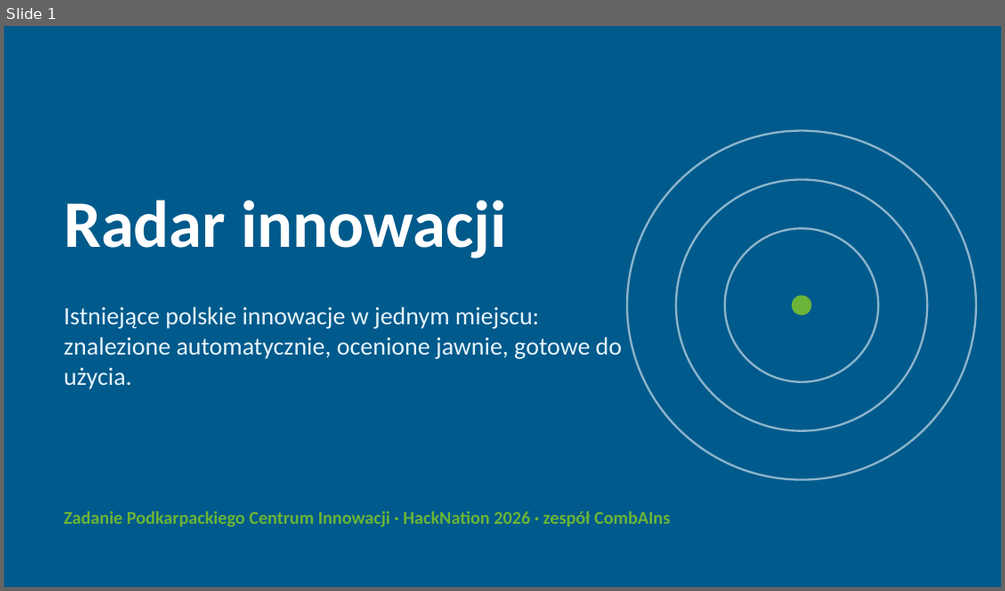
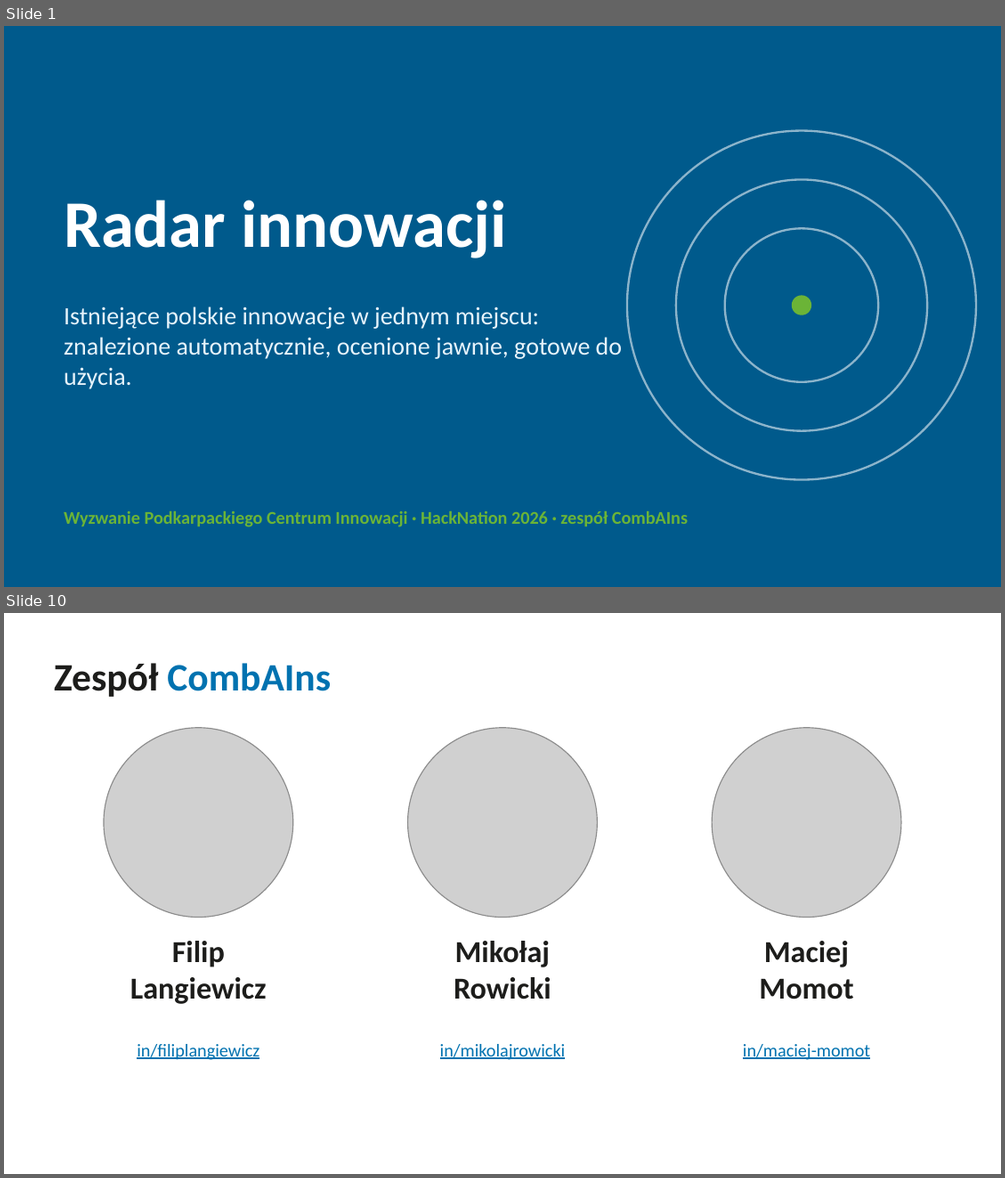
Before and after one commit to FilipLangiewicz/InnovationHub, a slide deck: docs/presentation/Radar_innowacji.pptx. Shown one above the other, each under a label of ours: slide 1 before the commit, slides 1 and 10 after it; the slides between them are not shown. The pictures are 1005x591 and 1005x1178 pixels, drawn with LibreOffice and Linux fonts; fonts in the diff are those of the drawing; grey boxes stand for pictures. Boxes give left, top, right and bottom in pixels: in the first picture for what was removed or moved away, otherwise in the second. Text is boxed around its words. In the diff, an @@ line names an element or a change of style, - is before the commit and + after.

Commit message:
Make the presentation simpler and add the team slide (#59)
Remove the footers and the icon circles, explain the abbreviations at first use,
join the search and card slides and add the team with photos and LinkedIn.

```diff
--- a/docs/presentation/Radar_innowacji.pptx
+++ b/docs/presentation/Radar_innowacji.pptx
@@ slide 10 added at (4,613,1001,1174), background #FFFFFF @@
@@ title added at (54,663,331,697), 28 pt, text #0072B0, bold @@
+Zespół CombAIns
@@ picture added at (104,728,293,917) @@
@@ picture added at (408,728,597,917) @@
@@ picture added at (712,728,901,917) @@
@@ text added at (130,941,267,1004), 22 pt, text #1D1D1B, bold @@
+Filip
+Langiewicz
@@ text added at (453,941,551,999), 22 pt, text #1D1D1B, bold @@
+Mikołaj
+Rowicki
@@ text added at (759,941,853,999), 22 pt, text #1D1D1B, bold @@
+Maciej
+Momot
@@ text added at (137,1044,259,1060), 13 pt, text #0072B0, underline @@
+in/filiplangiewicz
@@ text added at (440,1044,566,1060), 13 pt, text #0072B0, underline @@
+in/mikolajrowicki
@@ text added at (743,1044,870,1060), 13 pt, text #0072B0, underline @@
+in/maciej-momot
@@ slide 1 changed as well @@
@@ text at (64,511,688,527): text changed @@
-Zadanie Podkarpackiego Centrum Innowacji · HackNation 2026 · zespół CombAIns
+Wyzwanie Podkarpackiego Centrum Innowacji · HackNation 2026 · zespół CombAIns
```
Also in this commit, not shown: 7 other slides changed, 1 other slide added, 2 slides removed, 6 other files.
